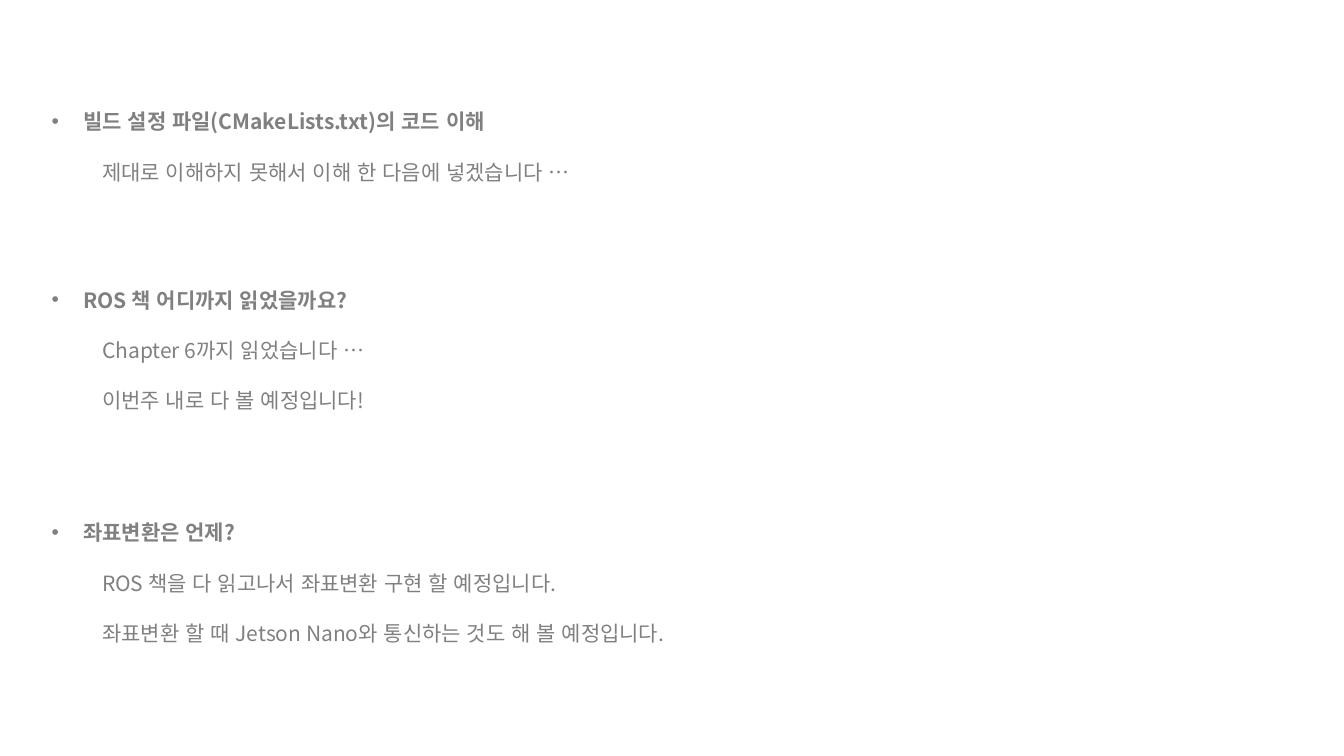
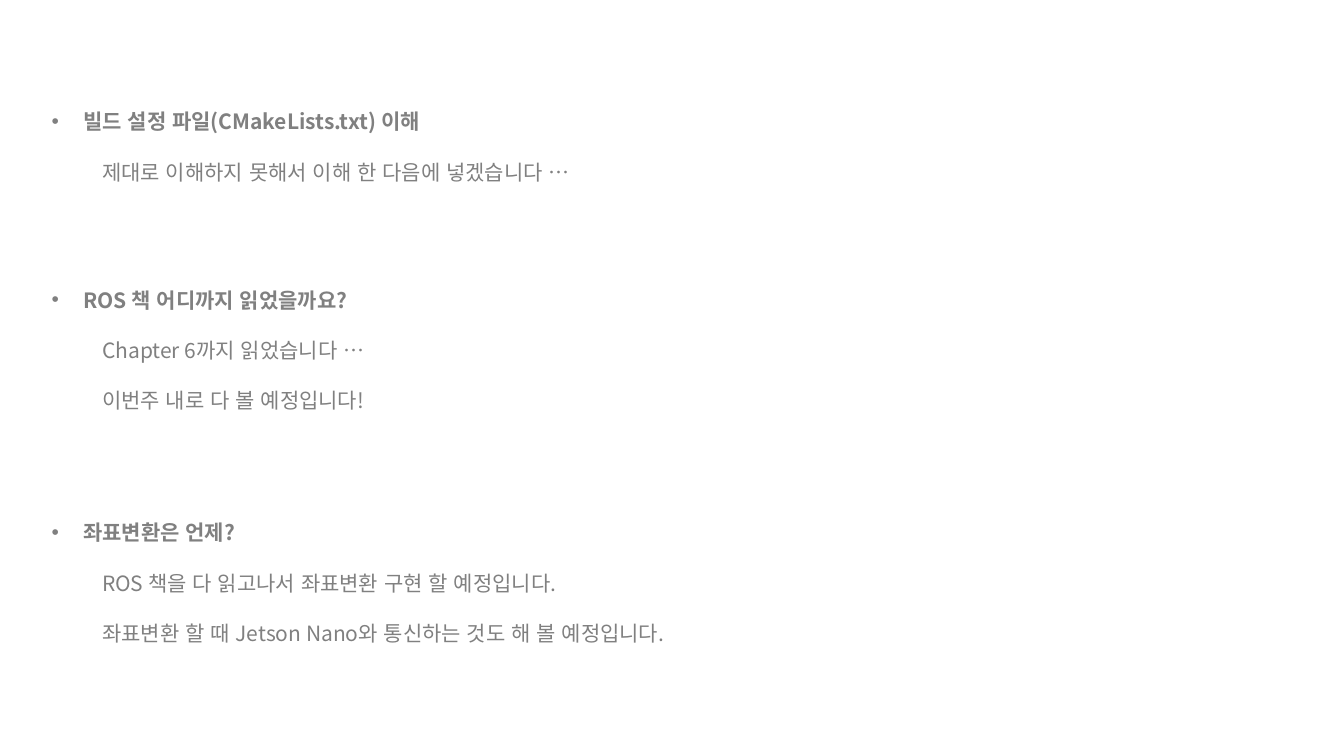
Before and after one commit to choeunyoung0208/silverzero, a slide deck: slide 13 of 200827/20.08.27.pptx. Drawn at 1344x756 pixels with LibreOffice and Linux fonts; fonts in the diff are those of the drawing. Boxes give left, top, right and bottom in pixels: in the first picture for what was removed or moved away, otherwise in the second. Text is boxed around its words. In the diff, an @@ line names an element or a change of style, - is before the commit and + after.

```diff
--- a/200827/20.08.27.pptx
+++ b/200827/20.08.27.pptx
@@ text at [83,111,420,133]: text changed @@
-• 빌드 설정 파일(CMakeLists.txt)의 코드 이해
+• 빌드 설정 파일(CMakeLists.txt) 이해
```
Also in this commit, not shown: 4 other slides changed.
